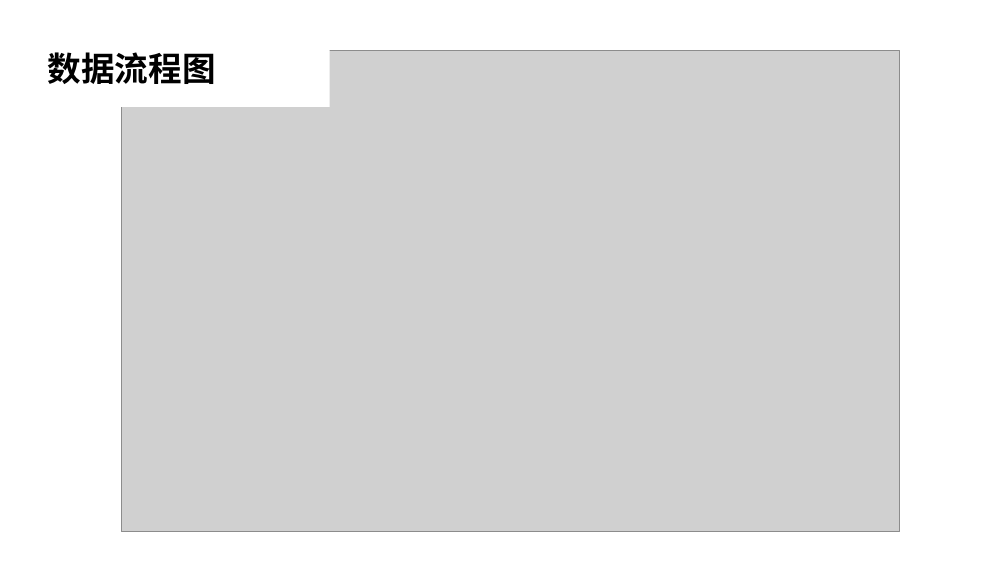
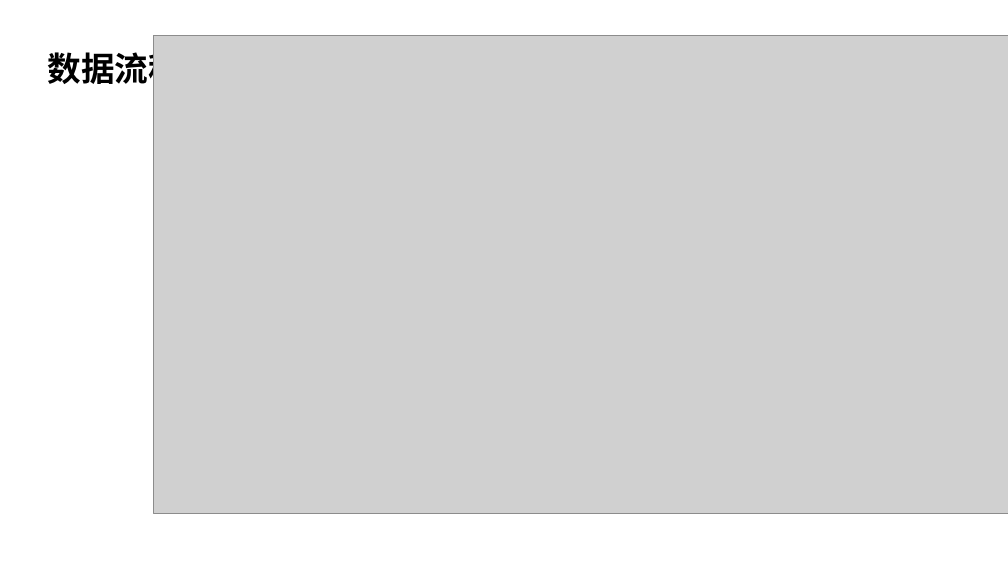
Before and after one commit to scxdhr020629/SE2022-G09, a slide deck: slide 7 of item/可行性分析/SE2022_G09_可行性分析.pptx. Drawn at 1008x567 pixels with LibreOffice and Linux fonts; fonts in the diff are those of the drawing; grey boxes stand for pictures; background and template pictures are left out. Boxes give left, top, right and bottom in pixels: in the first picture for what was removed or moved away, otherwise in the second. Text is boxed around its words. In the diff, an @@ line names an element or a change of style, - is before the commit and + after.

```diff
--- a/item/可行性分析/SE2022_G09_可行性分析.pptx
+++ b/item/可行性分析/SE2022_G09_可行性分析.pptx
@@ text "数据流程图" rewrapped from [33, 29, 330, 107] to [48, 46, 216, 90] @@
@@ picture: place and size @@
-picture at [121, 51, 900, 532]
+picture at [154, 36, 1008, 513]
```
Also in this commit, not shown: 2 other slides changed, 7 other files.
